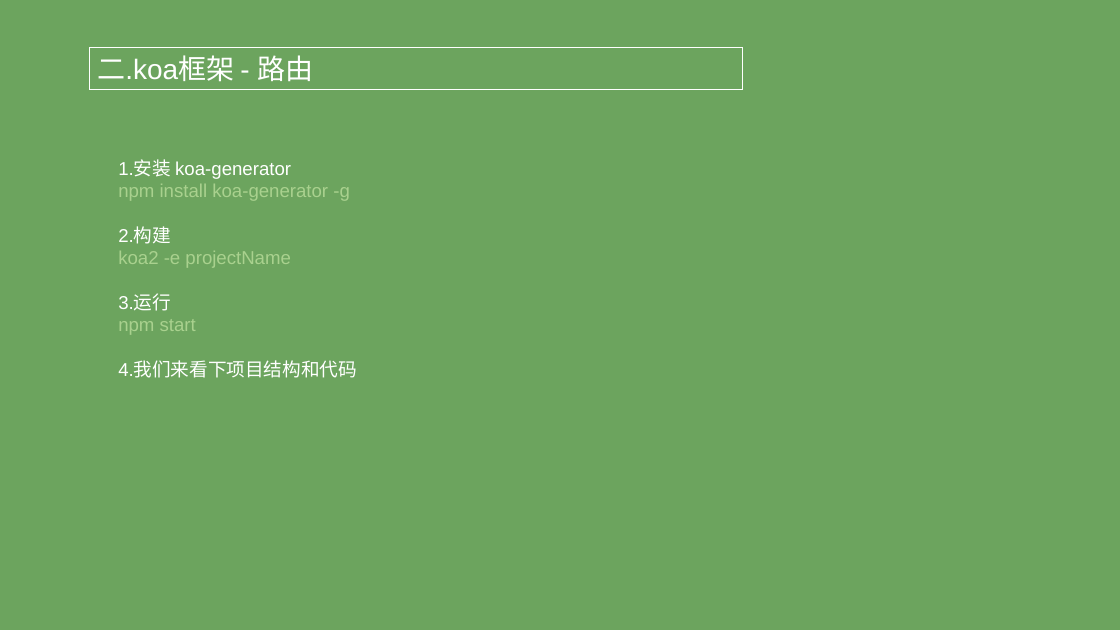
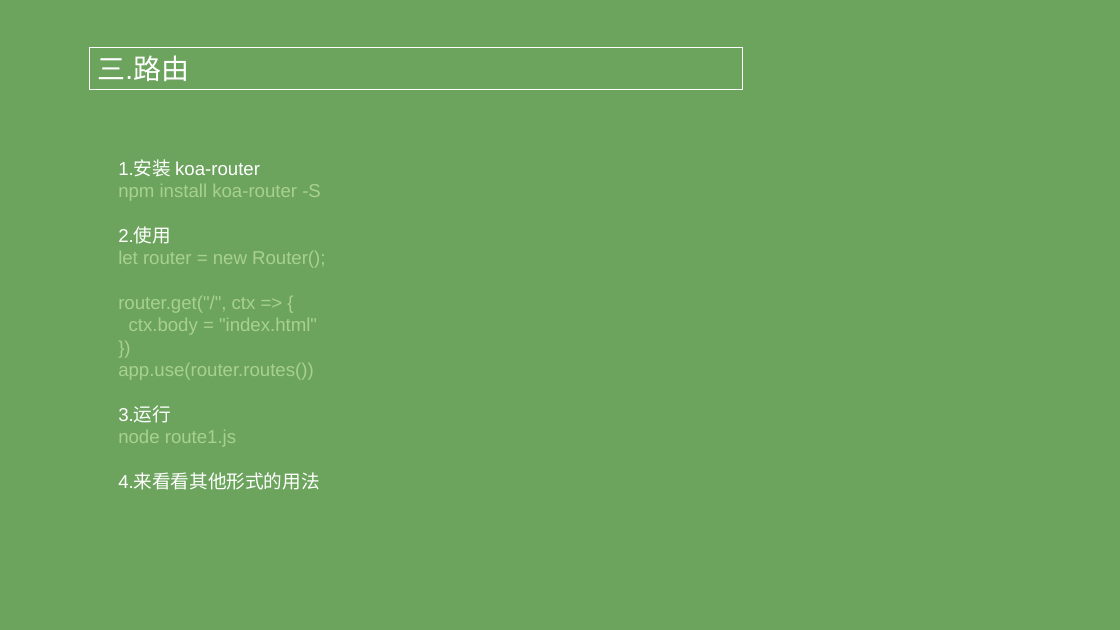
Before and after one commit to XiaoMuCOOL/share, a slide deck: slide 15 of 分享会/1.NodeJS分享/NodeJS之Koa分享.pptx. Drawn at 1120x630 pixels with LibreOffice and Linux fonts; fonts in the diff are those of the drawing. Boxes give left, top, right and bottom in pixels: in the first picture for what was removed or moved away, otherwise in the second. Text is boxed around its words. In the diff, an @@ line names an element or a change of style, - is before the commit and + after.

```diff
--- a/分享会/1.NodeJS分享/NodeJS之Koa分享.pptx
+++ b/分享会/1.NodeJS分享/NodeJS之Koa分享.pptx
@@ text in rectangle at (97, 55, 189, 81): text changed @@
-二.koa框架 - 路由
+三.路由
@@ text at (118, 160, 325, 380): text changed @@
-1.安装 koa-generator
-npm install koa-generator -g
-2.构建
-koa2 -e projectName
+1.安装 koa-router
+npm install koa-router -S
+2.使用
+let router = new Router();
+router.get("/", ctx => {
+ctx.body = "index.html"
+})
+app.use(router.routes())
@@ text at (118, 430, 320, 490): text changed; text colour #FFFFFF to #A9D18E @@
-npm start
-4.我们来看下项目结构和代码
+node route1.js
+4.来看看其他形式的用法
```
Also in this commit, not shown: 2 other slides changed, 1 slide added, 23 other files.
